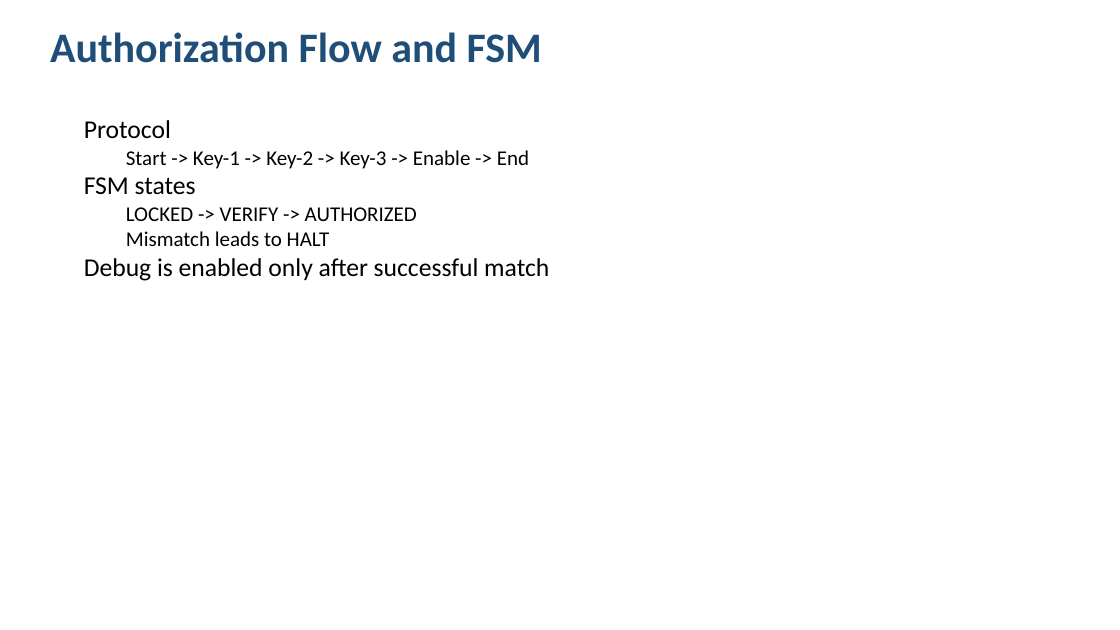
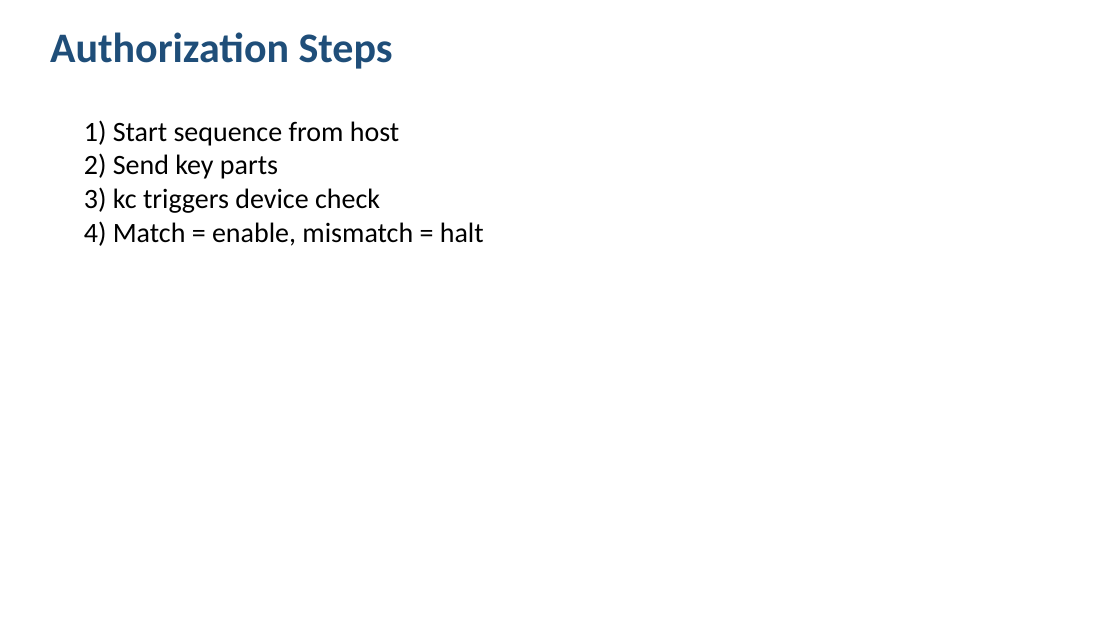
Before and after one commit to Maria618-hash/Ardiono-Alpha, a slide deck: slide 6 of Final_Defense_Presentation.pptx (slide 7 before the commit). Drawn at 1120x630 pixels with LibreOffice and Linux fonts; fonts in the diff are those of the drawing. Boxes give left, top, right and bottom in pixels: in the first picture for what was removed or moved away, otherwise in the second. Text is boxed around its words. In the diff, an @@ line names an element or a change of style, - is before the commit and + after.

```diff
--- a/Final_Defense_Presentation.pptx
+++ b/Final_Defense_Presentation.pptx
@@ text at (x1=50, y1=32, x2=393, y2=69): text changed @@
-Authorization Flow and FSM
+Authorization Steps
@@ text at (x1=84, y1=120, x2=484, y2=246): text changed; size 18 to 24 pt @@
-Protocol
-  Start -> Key-1 -> Key-2 -> Key-3 -> Enable -> End
-FSM states
-  LOCKED -> VERIFY -> AUTHORIZED
-  Mismatch leads to HALT
-Debug is enabled only after successful match
+1) Start sequence from host
+2) Send key parts
+3) kc triggers device check
+4) Match = enable, mismatch = halt
```
Also in this commit, not shown: 8 other slides changed, 3 slides added, 8 slides removed.
